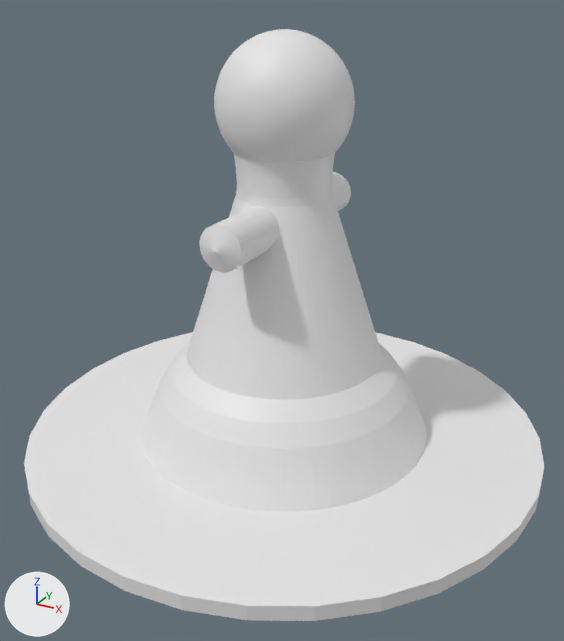
One commit to the FBX model Code/ldjam51/Assets/Resources/Models/Player/Player2.fbx: the scene before it, then after it.
Camera for both pictures: a 50 mm lens placed at (0.653, -1.195, 0.844), pointed at (0.02, -0.044, 0.269). The axes (+X, +Y, +Z) are drawn at lower left. The lights are the same throughout. Where no turn or scale is listed for an object, it has been applied to the vertices.

Names of what the first picture shows: 'Cylinder', 'player'.
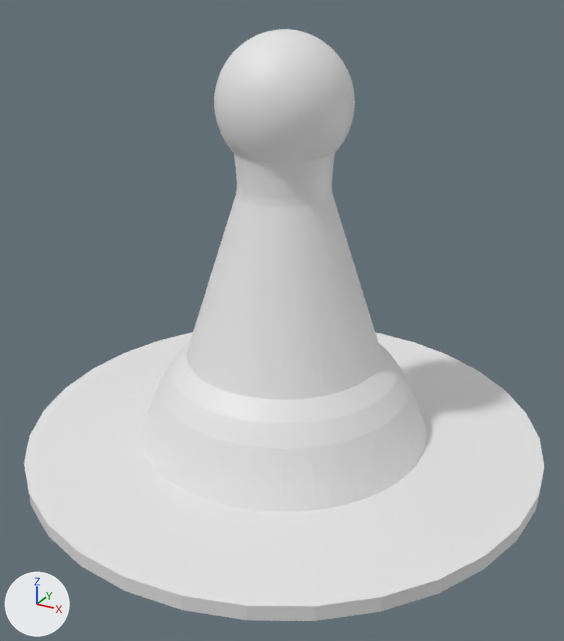
What differs and where, as boxes [x1, y1, x2, y2] in the pictures (564 x 641 px):
'Cylinder', deleted
    before: [199, 172, 351, 273]

What the commit changed:
Object 'Cylinder' (ob_cylinder) is deleted.
